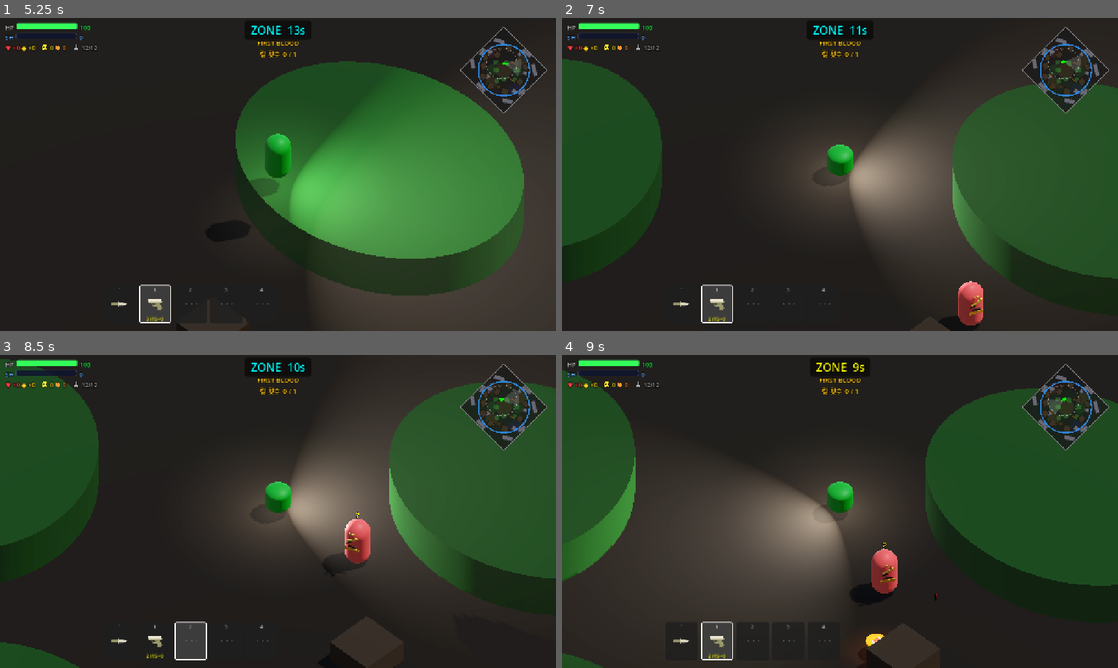
Above: before the commit, frames 1-4 (two rows, left to right).
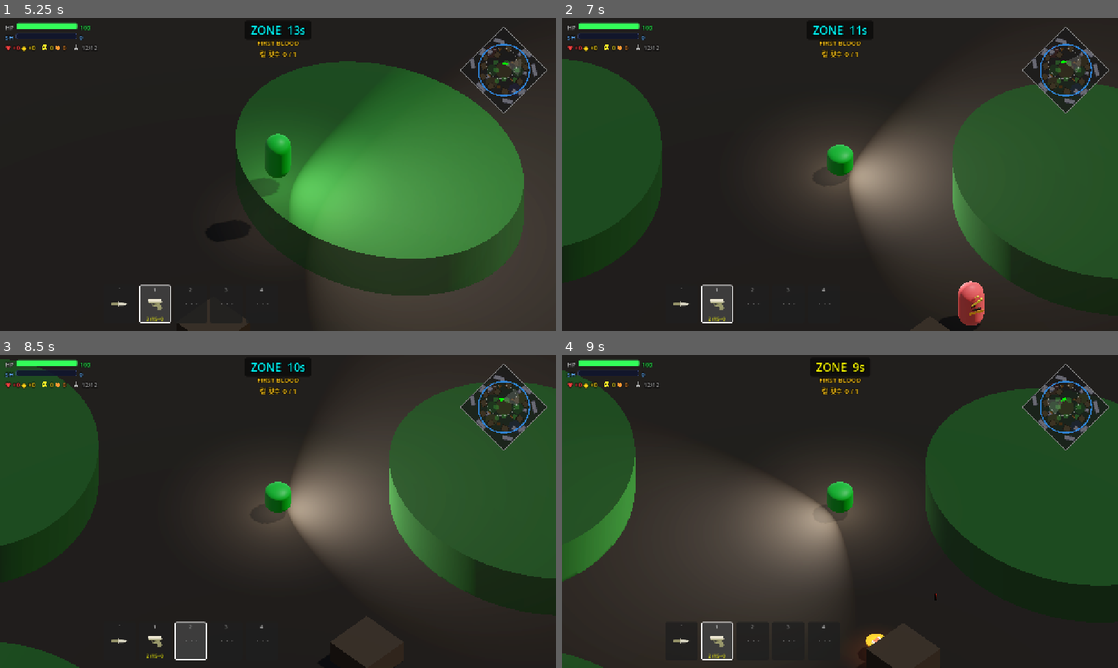
Above: after the commit, the same moments.

Repository: Kyulhee/battle-capsule
Game: Godot game, scene res://src/Main.tscn
Two runs of this game, one before a commit and one after it. Both use one fixed random seed, a clock stepped at 60 frames per second and the inputs below.
Inputs (mouse positions are in pixels of both pictures, inside the frame that each line leads up to):
- Up to frame 1 (5.25 s): click "RECORDS" at 0.5 s; click "BACK" at 1.25 s; click "START MATCH" at 2 s; click "START MATCH" at 2.75 s; click "HOW TO PLAY" at 3.5 s; tap Enter at 4.25 s; move the mouse to (250, 237) at 4.27 s; press the mouse at (250, 237) at 4.28 s; hold W (ui_up) from 4.28 s (still down); tap Space at 4.52 s; move the mouse to (444, 221) at 5.02 s; release the mouse at (444, 221) at 5.03 s; tap Q (heal) at 5.1 s
- Up to frame 2 (7 s): tap Space at 5.27, 6.77 s; move the mouse to (673, 127) at 5.77 s; release W (ui_up) at 5.78 s; hold A (ui_left) from 5.78 s (still down); tap F (interact) at 5.85 s; move the mouse to (867, 174) at 6.52 s; tap C at 6.6 s; click (867, 174) at 6.67 s
- Up to frame 3 (8.5 s): move the mouse to (194, 433) at 7.27 s; release A (ui_left) at 7.28 s; hold S (ui_down) 7.28-8.03 s; tap 1 at 7.35 s; tap Space at 7.52, 8.27 s; move the mouse to (400, 495) at 8.02 s; hold D (ui_right) from 8.03 s (still down); tap 2 at 8.1 s
- Up to frame 4 (9 s): move the mouse to (728, 527) at 8.77 s; release D (ui_right) at 8.78 s; hold W (ui_up) from 8.78 s (still down); tap 3 at 8.85 s; click (728, 527) at 8.92 s

Frame 1 is identical in both runs. In frame 2, less than 0.1% of the frame differs, in the area x 71-76%, y 84-99%; in frame 3, 0.6%; in frame 4, 0.6%, in the area x 55-61%, y 60-77%.

Commit message:
refactor: split menu controller routing

Diff:
--- a/src/Main.gd
+++ b/src/Main.gd
@@ -74,6 +74,7 @@
 const HellEventControllerScript = preload("res://src/core/HellEventController.gd")
 const HellAnnouncementBuilderScript = preload("res://src/ui/panels/HellAnnouncementBuilder.gd")
 const LootSpawnerScript = preload("res://src/core/LootSpawner.gd")
+const MenuControllerScript = preload("res://src/ui/menu/MenuController.gd")
 const MenuIconFactoryScript = preload("res://src/ui/MenuIconFactory.gd")
 const MissionTrackerScript = preload("res://src/core/MissionTracker.gd")
 const RecordsPanelBuilderScript = preload("res://src/ui/RecordsPanelBuilder.gd")
@@ -97,6 +98,7 @@
 var debug_overlay = null
 var supply_controller = null
 var hell_events = null
+var menu_controller = null
 
 # Dynamic Supply
 var supply_telegraphed: bool = false
@@ -112,6 +114,8 @@
 	supply_controller = SupplyDropControllerScript.new()
 	hell_events = HellEventControllerScript.new()
 	hell_events.event_text_requested.connect(_show_event_text)
+	menu_controller = MenuControllerScript.new()
+	menu_controller.configure($CanvasLayer/Control)
 	asset_catalog = AssetCatalogScript.new()
 	asset_catalog.load_or_default()
 	_configure_asset_catalog()
@@ -168,12 +172,6 @@
 		_setup_navigation()
 		_register_loot_hotspots()
 
-	# Connect Buttons
-	$CanvasLayer/Control/MainMenuPanel/VBoxContainer/StartBtn.pressed.connect(_on_start_btn_pressed)
-	$CanvasLayer/Control/MainMenuPanel/VBoxContainer/RecordsBtn.pressed.connect(_on_records_pressed)
-	$CanvasLayer/Control/MainMenuPanel/VBoxContainer/HelpBtn.pressed.connect(_on_help_pressed)
-	$CanvasLayer/Control/MainMenuPanel/VBoxContainer/ExitBtn.pressed.connect(get_tree().quit)
-
 	var vbox = $CanvasLayer/Control/MainMenuPanel/VBoxContainer
 	_setup_menu_visuals()
 
@@ -189,19 +187,18 @@
 		Callable(self, "_apply_btn_style")
 	)
 
-	var exit_idx = $CanvasLayer/Control/MainMenuPanel/VBoxContainer/ExitBtn.get_index()
-	var settings_btn = Button.new()
-	settings_btn.text = "SETTINGS"
-	settings_btn.add_theme_font_size_override("font_size", 24)
-	settings_btn.pressed.connect(_on_settings_pressed)
-	$CanvasLayer/Control/MainMenuPanel/VBoxContainer.add_child(settings_btn)
-	$CanvasLayer/Control/MainMenuPanel/VBoxContainer.move_child(settings_btn, exit_idx)
-	_apply_btn_style(settings_btn)
+	menu_controller.connect_main_buttons(
+		Callable(self, "_on_start_btn_pressed"),
+		Callable(self, "_on_records_pressed"),
+		Callable(self, "_on_help_pressed"),
+		Callable(self, "_on_settings_pressed"),
+		Callable(get_tree(), "quit"),
+		Callable(self, "_apply_btn_style")
+	)
 
 	_setup_result_panel()
 
-	$CanvasLayer/Control/RecordsPanel/VBox/CloseRecordsBtn.pressed.connect(func(): _show_panel("MainMenu"))
-	$CanvasLayer/Control/HelpPanel/VBox/CloseHelpBtn.pressed.connect(func(): _show_panel("MainMenu"))
+	menu_controller.connect_secondary_close(Callable(self, "_show_panel").bind("MainMenu"))
 	_setup_secondary_panels()
 
 	if is_simulation:
@@ -318,12 +315,8 @@
 		_pending_artifact = {}
 
 func _show_panel(panel_name: String):
-	var control = $CanvasLayer/Control
-	for child in control.get_children():
-		if child.name.ends_with("Panel"):
-			child.visible = (child.name == panel_name + "Panel")
-		elif child.name == "HUD":
-			child.visible = (panel_name == "HUD")
+	if menu_controller:
+		menu_controller.show_panel(panel_name)
 
 func _on_records_pressed():
 	_show_panel("Records")
--- /dev/null
+++ b/src/ui/menu/MenuController.gd
@@ -0,0 +1,72 @@
+class_name MenuController
+extends RefCounted
+
+var _control: Control = null
+
+func configure(control: Control) -> void:
+	_control = control
+
+func show_panel(panel_name: String) -> void:
+	if not _control:
+		return
+	for child in _control.get_children():
+		if child.name.ends_with("Panel"):
+			child.visible = (child.name == panel_name + "Panel")
+		elif child.name == "HUD":
+			child.visible = (panel_name == "HUD")
+
+func connect_main_buttons(
+	on_start: Callable,
+	on_records: Callable,
+	on_help: Callable,
+	on_settings: Callable,
+	on_exit: Callable,
+	apply_button_style: Callable
+) -> void:
+	var vbox = _main_menu_vbox()
+	if not vbox:
+		return
+	_connect_named_button(vbox, "StartBtn", on_start)
+	_connect_named_button(vbox, "RecordsBtn", on_records)
+	_connect_named_button(vbox, "HelpBtn", on_help)
+	_connect_named_button(vbox, "ExitBtn", on_exit)
+	_ensure_settings_button(vbox, on_settings, apply_button_style)
+
+func connect_secondary_close(on_main_menu: Callable) -> void:
+	if not _control:
+		return
+	_connect_button(_control.get_node_or_null("RecordsPanel/VBox/CloseRecordsBtn"), on_main_menu)
+	_connect_button(_control.get_node_or_null("HelpPanel/VBox/CloseHelpBtn"), on_main_menu)
+
+func _main_menu_vbox() -> VBoxContainer:
+	if not _control:
+		return null
+	return _control.get_node_or_null("MainMenuPanel/VBoxContainer") as VBoxContainer
+
+func _connect_named_button(vbox: VBoxContainer, button_name: String, callable: Callable) -> void:
+	_connect_button(vbox.get_node_or_null(button_name), callable)
+
+func _connect_button(button: Button, callable: Callable) -> void:
+	if not is_instance_valid(button) or not callable.is_valid():
+		return
+	if not button.pressed.is_connected(callable):
+		button.pressed.connect(callable)
+
+func _ensure_settings_button(
+	vbox: VBoxContainer,
+	on_settings: Callable,
+	apply_button_style: Callable
+) -> void:
+	var settings_btn = vbox.get_node_or_null("SettingsBtn") as Button
+	if not settings_btn:
+		settings_btn = Button.new()
+		settings_btn.name = "SettingsBtn"
+		settings_btn.text = "SETTINGS"
+		settings_btn.add_theme_font_size_override("font_size", 24)
+		vbox.add_child(settings_btn)
+		var exit_btn = vbox.get_node_or_null("ExitBtn")
+		if exit_btn:
+			vbox.move_child(settings_btn, exit_btn.get_index())
+		if apply_button_style.is_valid():
+			apply_button_style.call(settings_btn)
+	_connect_button(settings_btn, on_settings)
Not shown, changed: docs/ARCHITECTURE.md
Not shown, changed: docs/DEVLOG.md
Not shown, changed: docs/IMPACT_MAP.md
Not shown, changed: docs/MASTERPLAN.md
Not shown, changed: docs/devlog/v1.10.md
